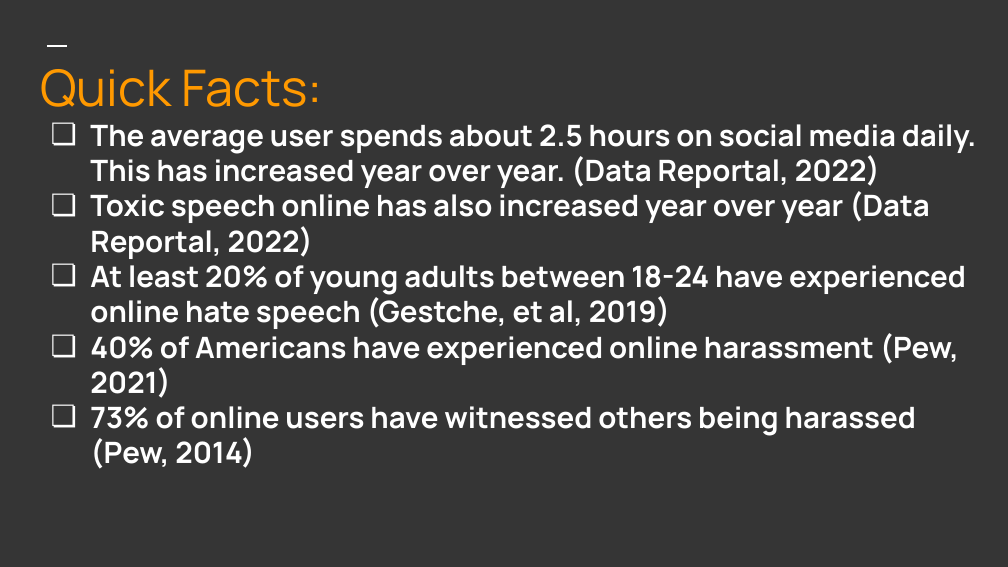
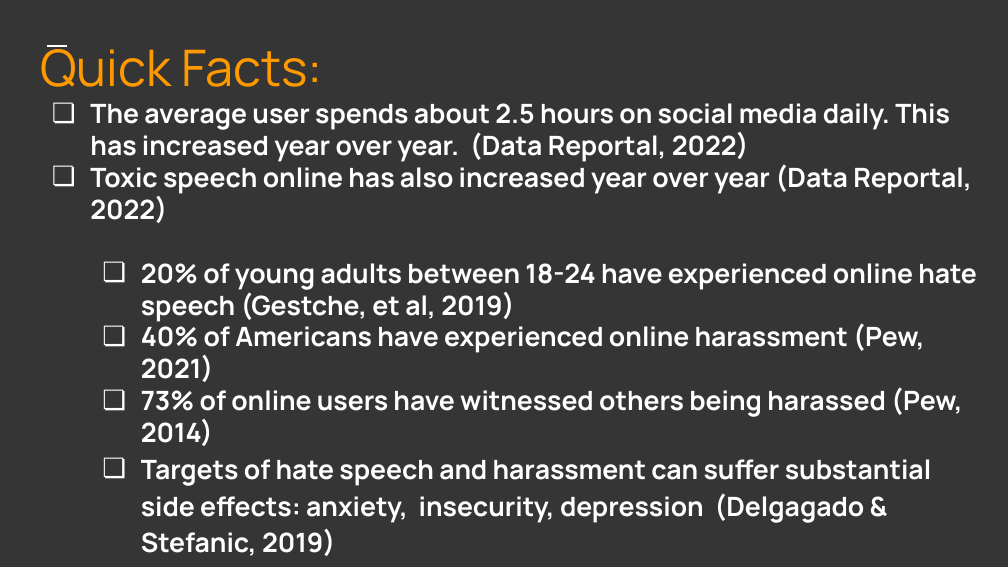
Before and after one commit to har1113/techx_online_toxicity_classification, a slide deck: slide 2 of Taming The Trolls.pptx. Drawn at 1008x567 pixels with LibreOffice and Linux fonts; fonts in the diff are those of the drawing. Boxes give left, top, right and bottom in pixels: in the first picture for what was removed or moved away, otherwise in the second. Text is boxed around its words. In the diff, an @@ line names an element or a change of style, - is before the commit and + after.

Commit message:
add

```diff
--- a/Taming The Trolls.pptx
+++ b/Taming The Trolls.pptx
@@ title "Quick Facts:": place and size @@
-title "Quick Facts:" at (40, 69, 977, 469)
+title "Quick Facts:" at (40, 45, 977, 556)
@@ title at (90, 103, 972, 446): size 21 to 19 pt in "The average user spends about 2.5 hours ...", "Toxic speech online has also increased year ...", "40% of Americans have experienced online harassment ...", "73% of online users have witnessed others ..."; indent changed; list level 1 to 2 in "40% of Americans have experienced ..."; list level 1 to 2 in "73% of online users have ..." @@
@@ title at (141, 263, 977, 322): text changed; size 21 to 19 pt @@
-❏ At least 20% of young adults between 18-24 have experienced online hate speech (Gestche, et al, 2019)
+  ❏ 20% of young adults between 18-24 have experienced online hate speech (Gestche, et al, 2019)
@@ title at (141, 459, 931, 556): paragraph added @@
+  ❏ Targets of hate speech and harassment can suffer substantial side effects: anxiety, insecurity, depression (Delgagado & Stefanic, 2019)
```
Also in this commit, not shown: 5 other slides changed, 1 slide added, 2 slides removed.
